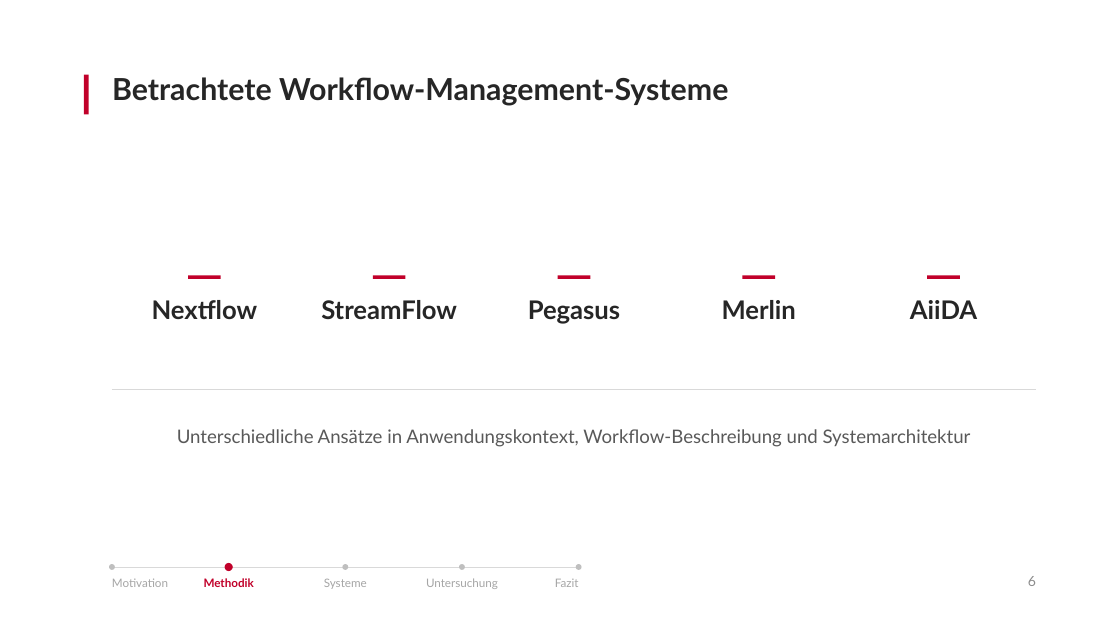
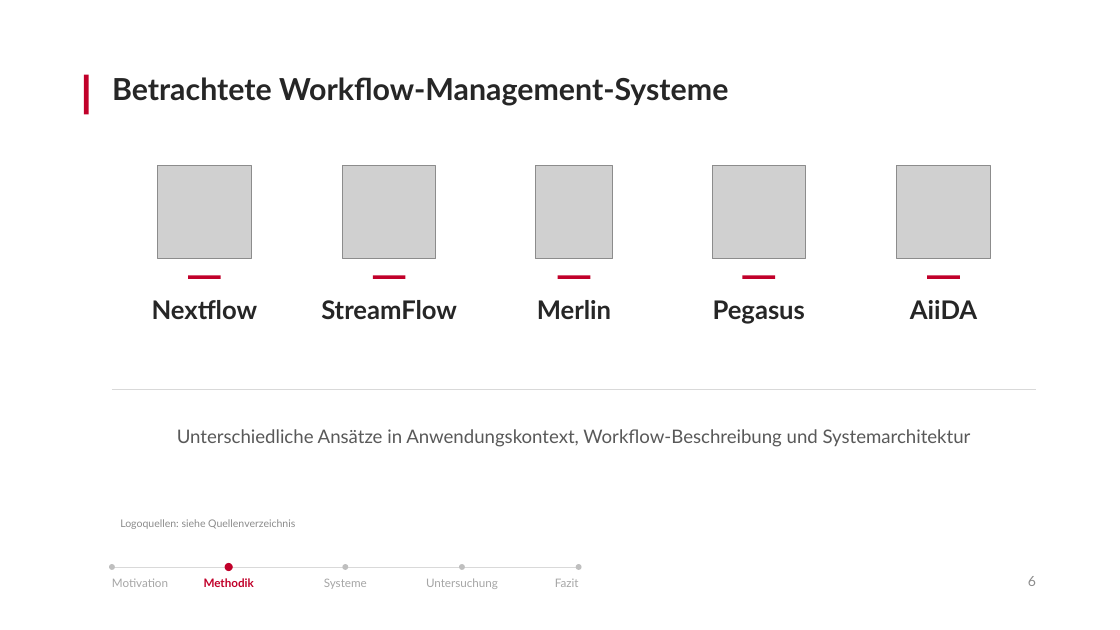
Before and after one commit to antahiri/bachelorarbeit-wms, a slide deck: slide 6 of Präsentation-Kolloqium.pptx. Drawn at 1120x630 pixels with LibreOffice and Linux fonts; fonts in the diff are those of the drawing; grey boxes stand for pictures. Boxes give left, top, right and bottom in pixels: in the first picture for what was removed or moved away, otherwise in the second. Text is boxed around its words. In the diff, an @@ line names an element or a change of style, - is before the commit and + after.

```diff
--- a/Präsentation-Kolloqium.pptx
+++ b/Präsentation-Kolloqium.pptx
@@ picture added at (x1=158, y1=166, x2=251, y2=259) @@
@@ picture added at (x1=343, y1=166, x2=436, y2=259) @@
@@ picture added at (x1=535, y1=166, x2=613, y2=259) @@
@@ picture added at (x1=712, y1=166, x2=806, y2=259) @@
@@ picture added at (x1=897, y1=166, x2=991, y2=259) @@
@@ text "Merlin" moved from (x1=722, y1=300, x2=796, y2=319) to (x1=537, y1=300, x2=611, y2=319) @@
@@ text "Pegasus" moved from (x1=528, y1=300, x2=620, y2=324) to (x1=713, y1=300, x2=805, y2=324) @@
@@ text added at (x1=120, y1=519, x2=295, y2=529), 9 pt, text #8C8C8C @@
+Logoquellen: siehe Quellenverzeichnis
```
Also in this commit, not shown: 1 other slide changed, 6 slides added.
